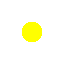
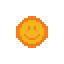
Layers edited between the first and the second 64 x 64 image:
painted on "Background" over [16, 16, 48, 48]
